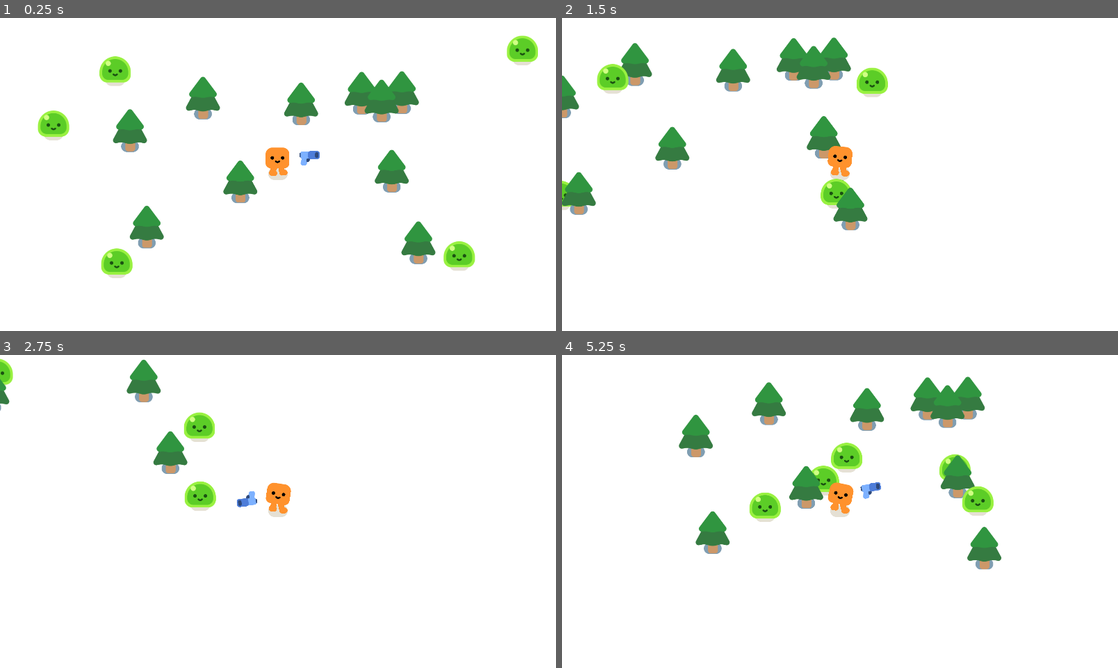
Above: before the commit, frames 1-4 (two rows, left to right).
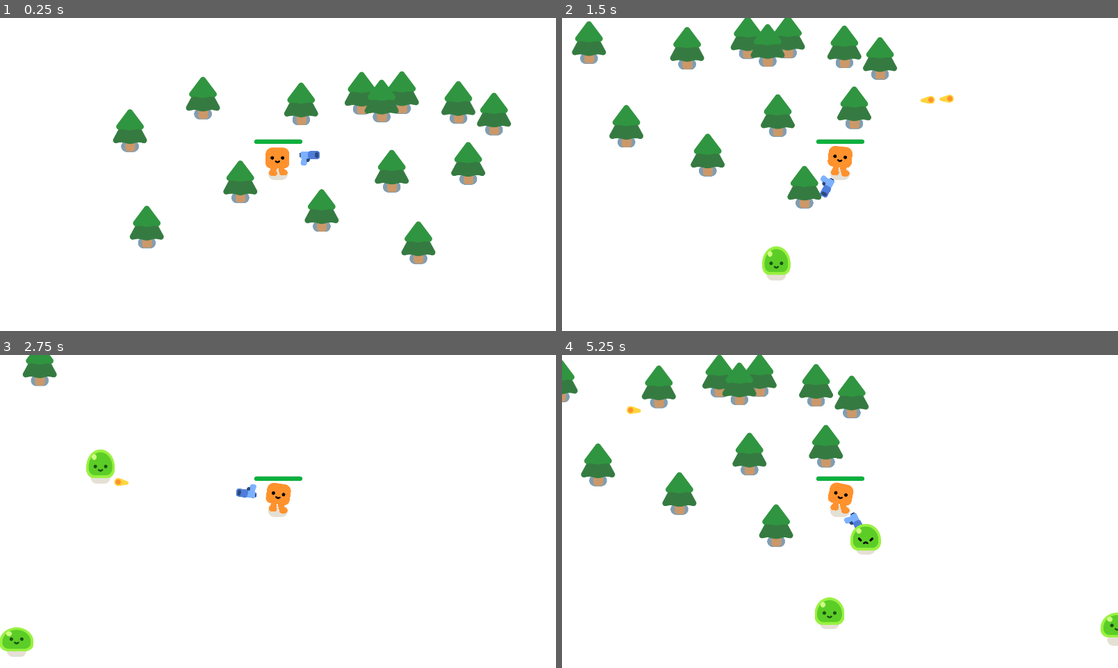
Above: after the commit, the same moments.

Repository: rampimerick/survivor-clone
Game: Godot game, scene res://game.tscn
The game is run twice, just before and just after one commit, with the same random seed, the same clock (stepped at 60 frames per second) and the same inputs.
Inputs:
- Up to frame 1 (0.25 s): no input
- Up to frame 2 (1.5 s): hold D (move_right) 0.53-1.28 s; hold S (move_down) from 1.28 s (still down)
- Up to frame 3 (2.75 s): release S (move_down) at 2.03 s; hold D (move_right) from 2.03 s (still down)
- Up to frame 4 (5.25 s): release D (move_right) at 2.78 s; hold W (move_up) 2.78-3.53 s; hold A (move_left) 3.53-5.03 s; hold S (move_down) from 5.03 s (still down)

The runs differ from the first frame. In frame 1, 4.4% of the frame differs, in the area x 6-97%, y 5-84%; in frame 2, 12%; in frame 3, 3.9%; in frame 4, 14%, in the area x 0-100%, y 0-93%.

Commit message:
finalizando projeto

Diff:
--- a/bullet.gd
+++ b/bullet.gd
@@ -5,7 +5,7 @@
 var travalled_distance = 0
 
 func _physics_process(delta: float):
-	const SPEED = 1000
+	const SPEED = 800
 	const RANGE = 1200
 	#give the turn direction which the bullet is rotated
 	var direction = Vector2.RIGHT.rotated(rotation)
@@ -15,7 +15,6 @@
 	if travalled_distance > RANGE:
 		queue_free()
 
-
 func _on_body_entered(body: Node2D) -> void:
 	queue_free()
 	if body.has_method("take_damage"):
--- a/bullet.tscn
+++ b/bullet.tscn
@@ -7,6 +7,7 @@
 radius = 16.0312
 
 [node name="bullet" type="Area2D"]
+top_level = true
 rotation = 0.0617769
 collision_layer = 0
 collision_mask = 3
@@ -14,6 +15,7 @@
 
 [node name="Projectile" type="Sprite2D" parent="."]
 position = Vector2(-11, 0)
+rotation = -0.0611632
 texture = ExtResource("1_onool")
 
 [node name="CollisionShape2D" type="CollisionShape2D" parent="."]
--- /dev/null
+++ b/game.gd
@@ -0,0 +1,17 @@
+extends Node2D
+
+func spawn_mob():
+	var new_mob = preload("res://mob_slime.tscn").instantiate()
+	%PathFollow2D.progress_ratio = randf()
+	new_mob.global_position = %PathFollow2D.global_position
+	add_child(new_mob)
+
+
+
+func _on_timer_timeout() -> void:
+	spawn_mob()
+
+
+func _on_player_health_depleted() -> void:
+	%GameOver.show()
+	get_tree().paused = true;
--- a/game.tscn
+++ b/game.tscn
@@ -1,24 +1,41 @@
-[gd_scene load_steps=4 format=3 uid="uid://bxevffk00owaa"]
+[gd_scene load_steps=5 format=3 uid="uid://bxevffk00owaa"]
 
 [ext_resource type="PackedScene" uid="uid://df432umertch8" path="res://player.tscn" id="1_7yifr"]
+[ext_resource type="Script" path="res://game.gd" id="1_8c4gn"]
 [ext_resource type="PackedScene" uid="uid://bxyy06v5b4n41" path="res://pine_tree.tscn" id="2_ige1e"]
-[ext_resource type="PackedScene" uid="uid://bhaw44ddhxhu6" path="res://mob_slime.tscn" id="3_biogv"]
+
+[sub_resource type="Curve2D" id="Curve2D_gr45k"]
+_data = {
+"points": PackedVector2Array(0, 0, 0, 0, -438, -271, 0, 0, 0, 0, 2292, -266, 0, 0, 0, 0, 2296, 1215, 0, 0, 0, 0, -420, 1224, 0, 0, 0, 0, -438, -275)
+}
+point_count = 5
 
 [node name="Game" type="Node2D"]
 y_sort_enabled = true
 position = Vector2(2, 0)
+script = ExtResource("1_8c4gn")
 
 [node name="CanvasLayer" type="CanvasLayer" parent="."]
 layer = -10
 
 [node name="ColorRect" type="ColorRect" parent="CanvasLayer"]
-offset_left = -135.0
-offset_top = -88.0
-offset_right = 2106.0
-offset_bottom = 1152.0
+anchors_preset = 15
+anchor_right = 1.0
+anchor_bottom = 1.0
+grow_horizontal = 2
+grow_vertical = 2
 
 [node name="Player" parent="." instance=ExtResource("1_7yifr")]
 position = Vector2(957, 541)
+
+[node name="Path2D" type="Path2D" parent="Player"]
+position = Vector2(-957, -541)
+curve = SubResource("Curve2D_gr45k")
+
+[node name="PathFollow2D" type="PathFollow2D" parent="Player/Path2D"]
+unique_name_in_owner = true
+position = Vector2(-438, -271)
+rotation = 0.0018315
 
 [node name="PineTree" parent="." instance=ExtResource("2_ige1e")]
 position = Vector2(504, 777)
@@ -50,17 +67,51 @@
 [node name="PineTree10" parent="." instance=ExtResource("2_ige1e")]
 position = Vector2(827, 621)
 
-[node name="mob_slime" parent="." instance=ExtResource("3_biogv")]
-position = Vector2(1650, 886)
+[node name="PineTree11" parent="." instance=ExtResource("2_ige1e")]
+position = Vector2(1614, 557)
 
-[node name="mob_slime2" parent="." instance=ExtResource("3_biogv")]
-position = Vector2(1869, 111)
+[node name="PineTree12" parent="." instance=ExtResource("2_ige1e")]
+position = Vector2(1580, 347)
 
-[node name="mob_slime3" parent="." instance=ExtResource("3_biogv")]
-position = Vector2(330, 177)
+[node name="PineTree13" parent="." instance=ExtResource("2_ige1e")]
+position = Vector2(1703, 387)
 
-[node name="mob_slime6" parent="." instance=ExtResource("3_biogv")]
-position = Vector2(336, 916)
+[node name="PineTree14" parent="." instance=ExtResource("2_ige1e")]
+position = Vector2(1108, 720)
 
-[node name="mob_slime7" parent="." instance=ExtResource("3_biogv")]
-position = Vector2(108, 388)
+[node name="Timer" type="Timer" parent="."]
+autostart = true
+
+[node name="GameOver" type="CanvasLayer" parent="."]
+unique_name_in_owner = true
+visible = false
+
+[node name="ColorRect" type="ColorRect" parent="GameOver"]
+anchors_preset = 15
+anchor_right = 1.0
+anchor_bottom = 1.0
+grow_horizontal = 2
+grow_vertical = 2
+color = Color(0, 0, 0, 0.772549)
+
+[node name="Label" type="Label" parent="GameOver/ColorRect"]
+layout_mode = 1
+anchors_preset = 8
+anchor_left = 0.5
+anchor_top = 0.5
+anchor_right = 0.5
+anchor_bottom = 0.5
+offset_left = -57.0
+offset_top = -11.0
+offset_right = 58.0
+offset_bottom = 12.0
+grow_horizontal = 2
+grow_vertical = 2
+theme_override_colors/font_color = Color(0.65098, 0, 0, 1)
+theme_override_font_sizes/font_size = 48
+text = "VOCÊ MORREU"
+horizontal_alignment = 1
+vertical_alignment = 1
+
+[connection signal="health_depleted" from="Player" to="." method="_on_player_health_depleted"]
+[connection signal="timeout" from="Timer" to="." method="_on_timer_timeout"]
--- a/gun.gd
+++ b/gun.gd
@@ -9,4 +9,12 @@
 
 
 func shoot():
-	load("res://bullet.tscn")
+	const BULLET = preload("res://bullet.tscn")
+	var new_bullet = BULLET.instantiate()
+	new_bullet.global_position = %shooting_point.global_position
+	new_bullet.global_rotation = %shooting_point.global_rotation
+	%shooting_point.add_child(new_bullet)
+
+
+func _on_timer_timeout() -> void:
+	shoot()
--- a/gun.tscn
+++ b/gun.tscn
@@ -23,4 +23,11 @@
 texture = ExtResource("1_24nti")
 
 [node name="shooting_point" type="Marker2D" parent="weapon_pivot/Pistol"]
+unique_name_in_owner = true
 position = Vector2(25.877, -9.3192)
+
+[node name="Timer" type="Timer" parent="."]
+wait_time = 0.5
+autostart = true
+
+[connection signal="timeout" from="Timer" to="." method="_on_timer_timeout"]
--- a/mob_slime.gd
+++ b/mob_slime.gd
@@ -1,11 +1,27 @@
 extends CharacterBody2D
+
+var health = 3
+
 
 @onready var player = get_node("/root/Game/Player")
 var acceleration = 300.0
 
-
+func _ready():
+	%Slime.play_walk()
 
 func _physics_process(delta):
 	var direction = global_position.direction_to(player.global_position)
 	velocity = direction * acceleration
 	move_and_slide()
+
+
+func take_damage():
+	health -= 1
+	%Slime.play_hurt()
+	if health == 0:
+		queue_free()
+
+		const SMOKE_SCENE = preload("res://smoke_explosion/smoke_explosion.tscn")
+		var smoke = SMOKE_SCENE.instantiate();
+		get_parent().add_child(smoke)
+		smoke.global_position = global_position
--- a/mob_slime.tscn
+++ b/mob_slime.tscn
@@ -12,6 +12,7 @@
 script = ExtResource("1_i1k6u")
 
 [node name="Slime" parent="." instance=ExtResource("1_cje2f")]
+unique_name_in_owner = true
 
 [node name="CollisionShape2D" type="CollisionShape2D" parent="."]
 position = Vector2(0, -26)
--- a/player.gd
+++ b/player.gd
@@ -1,6 +1,8 @@
 extends CharacterBody2D
+signal health_depleted
 
-var acceleration = 600.0
+var acceleration = 1000.0
+var health = 100.0
 
 func _physics_process(delta):
 	var direction = Input.get_vector("move_left", "move_right", "move_up", "move_down")
@@ -11,3 +13,11 @@
 		%HappyBoo.play_walk_animation()
 	else:
 		%HappyBoo.play_idle_animation()
+
+	const DAMAGE_RATE = 500.0
+	var overlapping_mobs = %hurt_box.get_overlapping_bodies()
+	if overlapping_mobs.size() > 0:
+		health -= DAMAGE_RATE * overlapping_mobs.size() * delta
+		%ProgressBar.value = health
+		if health <= 0.0:
+			health_depleted.emit()
--- a/player.tscn
+++ b/player.tscn
@@ -6,6 +6,23 @@
 
 [sub_resource type="CircleShape2D" id="CircleShape2D_8gk6q"]
 radius = 27.0185
+
+[sub_resource type="CircleShape2D" id="CircleShape2D_ep8ai"]
+radius = 36.0
+
+[sub_resource type="StyleBoxFlat" id="StyleBoxFlat_h0ino"]
+bg_color = Color(0.188371, 0.188371, 0.188371, 1)
+corner_radius_top_left = 8
+corner_radius_top_right = 8
+corner_radius_bottom_right = 8
+corner_radius_bottom_left = 8
+
+[sub_resource type="StyleBoxFlat" id="StyleBoxFlat_k17dn"]
+bg_color = Color(0.0431373, 0.690196, 0.239216, 1)
+corner_radius_top_left = 8
+corner_radius_top_right = 8
+corner_radius_bottom_right = 8
+corner_radius_bottom_left = 8
 
 [node name="Player" type="CharacterBody2D"]
 script = ExtResource("1_d5pju")
@@ -22,3 +39,23 @@
 
 [node name="gun" parent="." instance=ExtResource("3_sp10h")]
 position = Vector2(0, -56)
+
+[node name="hurt_box" type="Area2D" parent="."]
+unique_name_in_owner = true
+collision_layer = 0
+collision_mask = 2
+
+[node name="CollisionShape2D" type="CollisionShape2D" parent="hurt_box"]
+shape = SubResource("CircleShape2D_ep8ai")
+debug_color = Color(0.866536, 0.0136509, 2.88785e-07, 0.419608)
+
+[node name="ProgressBar" type="ProgressBar" parent="."]
+unique_name_in_owner = true
+offset_left = -82.0
+offset_top = -121.0
+offset_right = 84.0
+offset_bottom = -106.0
+theme_override_styles/background = SubResource("StyleBoxFlat_h0ino")
+theme_override_styles/fill = SubResource("StyleBoxFlat_k17dn")
+value = 100.0
+show_percentage = false
Not shown: 1 places in player.tscn that only renumber resources
